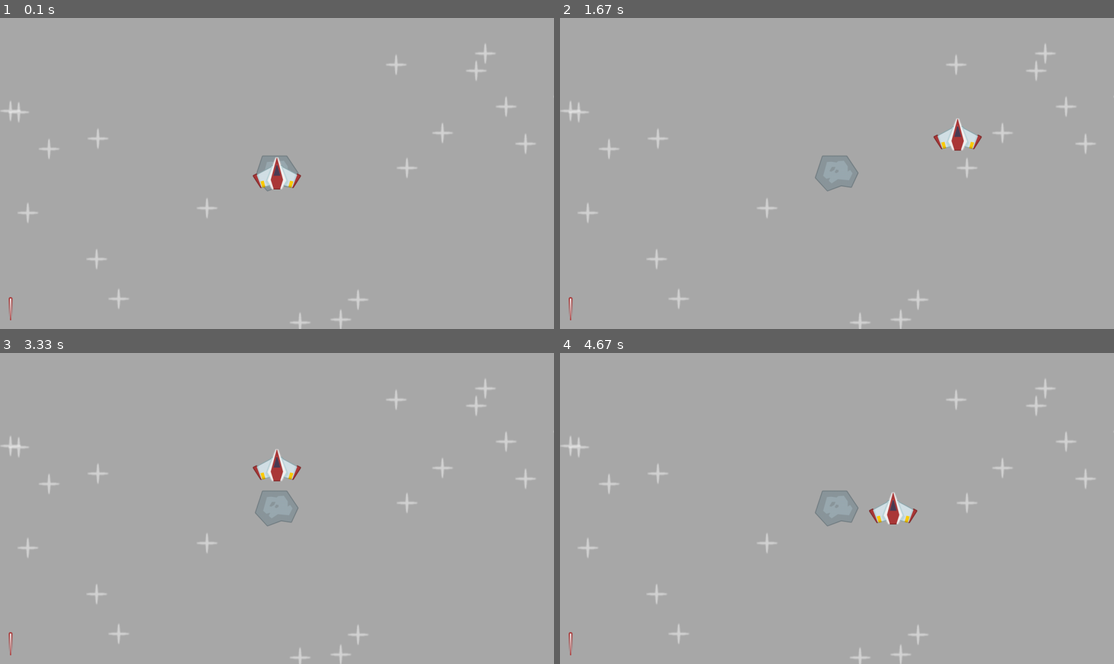
Above: before the commit, frames 1-4 (two rows, left to right).
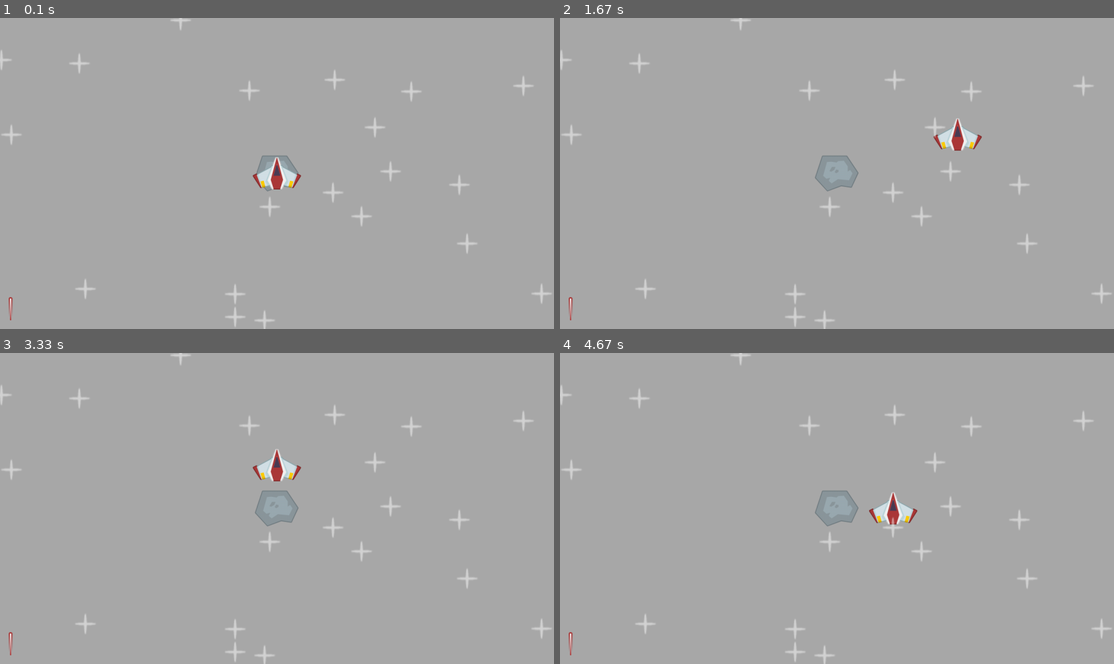
Above: after the commit, the same moments.

Repository: StefMcCuistion/PyGame-Practice-Exercises
Game: pygame game, started from src/space_shooter/code/main.py
Same seed, same stepped clock (60 frames per second), same inputs: the game is played once before the commit and once after it.
Inputs:
- Up to frame 1 (0.1 s): no input
- Up to frame 2 (1.67 s): hold Right 0.33-0.8 s; hold Up 0.83-1.13 s; hold Right 1.17-1.63 s
- Up to frame 3 (3.33 s): hold Left 1.67-2.2 s; hold Down 2.23-2.53 s; hold Left 2.57-2.97 s; hold Up from 3 s (still down)
- Up to frame 4 (4.67 s): release Up at 3.37 s; hold Right 3.4-4.03 s; hold Down 4.07-4.43 s; hold Left from 4.47 s (still down)

The runs differ from the first frame. In frame 1, 1.5% of the frame differs, in the area x 0-100%, y 0-100%; in frame 2, 1.5%; in frame 3, 1.5%; in frame 4, 1.5%.

Commit message:
Stars are now handled by a class, but they appear on top of everything else

Diff:
--- a/src/space_shooter/code/main.py
+++ b/src/space_shooter/code/main.py
@@ -27,6 +27,12 @@
         if recent_keys[OwO.K_SPACE]:
             print('Fire lazer')
 
+class Star(OwO.sprite.Sprite):
+    def __init__(self, groups):
+        super().__init__(groups)
+        self.image = OwO.image.load(join('..', 'images', 'star.png')).convert_alpha()
+        self.rect = self.image.get_frect(center = (randint(0, W), randint(0, H)))
+
 def main():
     # General setup
     OwO.init()
@@ -38,6 +44,9 @@
     all_sprites = OwO.sprite.Group()
 
     player = Player(all_sprites)
+    for i in range(20):
+        Star(all_sprites)
+
 
     ## Meteor
     meteor_surf = OwO.image.load(join('..', 'images', 'meteor.png')).convert_alpha()
@@ -46,10 +55,6 @@
     ## Lazer
     lazer_surf = OwO.image.load(join('..', 'images', 'laser.png')).convert_alpha()
     lazer_rect = lazer_surf.get_frect(bottomleft = (20, H - 20))
-
-    ## Stars
-    star_surf = OwO.image.load(join('..', 'images', 'star.png')).convert_alpha()
-    star_positions = [(randint(0, W), randint(0, H)) for i in range(20)]
 
     while running:
         dt = clock.tick(120) / 1000
@@ -63,8 +68,6 @@
         all_sprites.update(dt)
 
         display.fill('darkgray')
-        for pos in star_positions:
-            display.blit(star_surf, pos)
         display.blit(meteor_surf, meteor_rect)
         display.blit(lazer_surf, lazer_rect)
 
